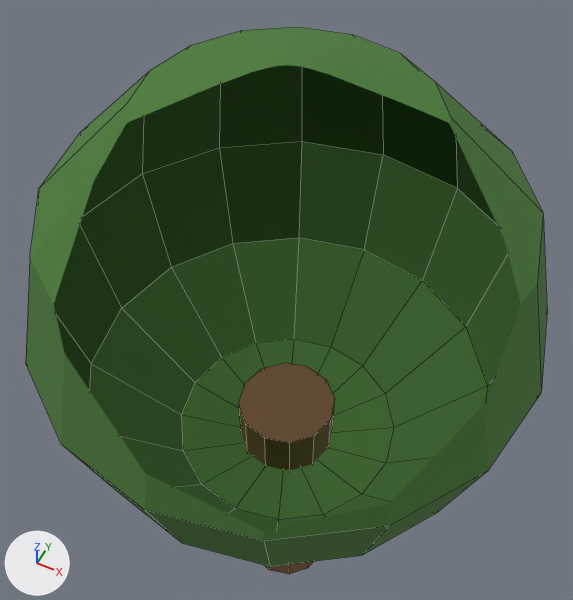
The Blender file packages/units/tree/tree_2/assets/tree_2.blend, before and after one commit.
The view is the same before and after, from a 50 mm lens placed at (0.264, -0.529, 1.258), pointed at (-0.035, 0.068, 0.511). The axes (+X, +Y, +Z) are drawn at lower left. The lights are the same throughout. The picture after the commit comes second. Mesh edges are drawn as thin lines. Everything nearer to the camera than a plane just in front of the edit is cut away.

In view in the first picture: 'base', 'head'.
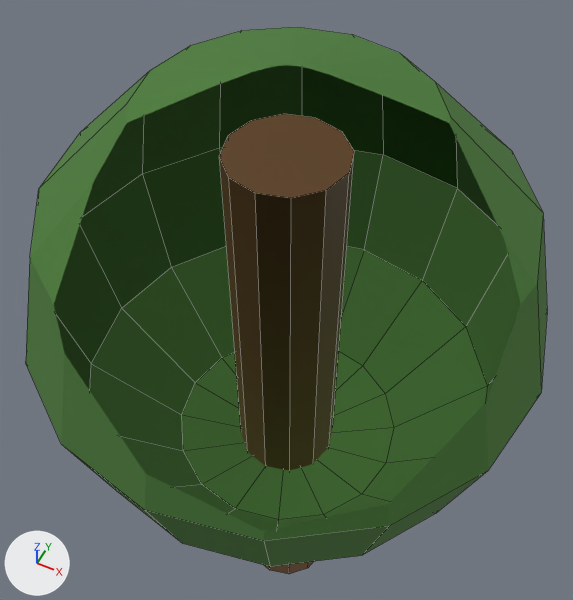
Changed parts and their boxes [x1, y1, x2, y2] in the pictures (573 x 600 px):
```json
{"object": "base", "change": "rescaled", "before": [239, 363, 335, 574], "after": [219, 114, 354, 574], "on screen": "40% wider, 117% taller"}
```

The change, as JSON lines over the scene's bpy script:
```json
{"op": "set", "path": "ob_base.scale", "old": "(1.0, 1.0, 1.0)", "new": "(1.0, 1.0, 2.0)"}
```
